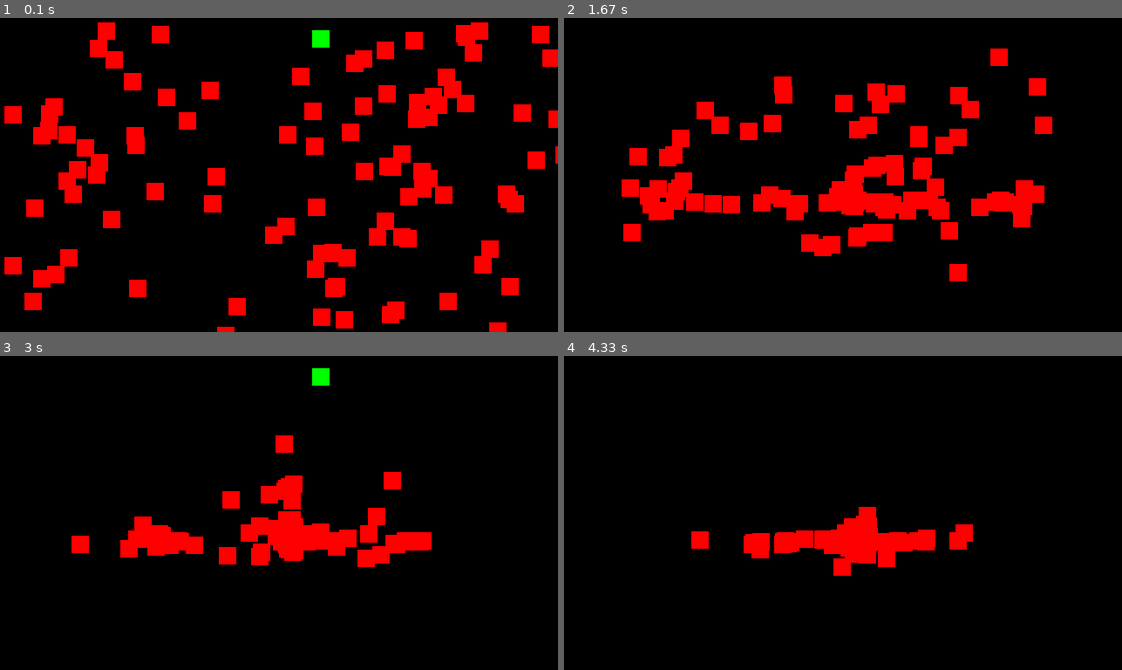
Above: before the commit, frames 1-4 (two rows, left to right).
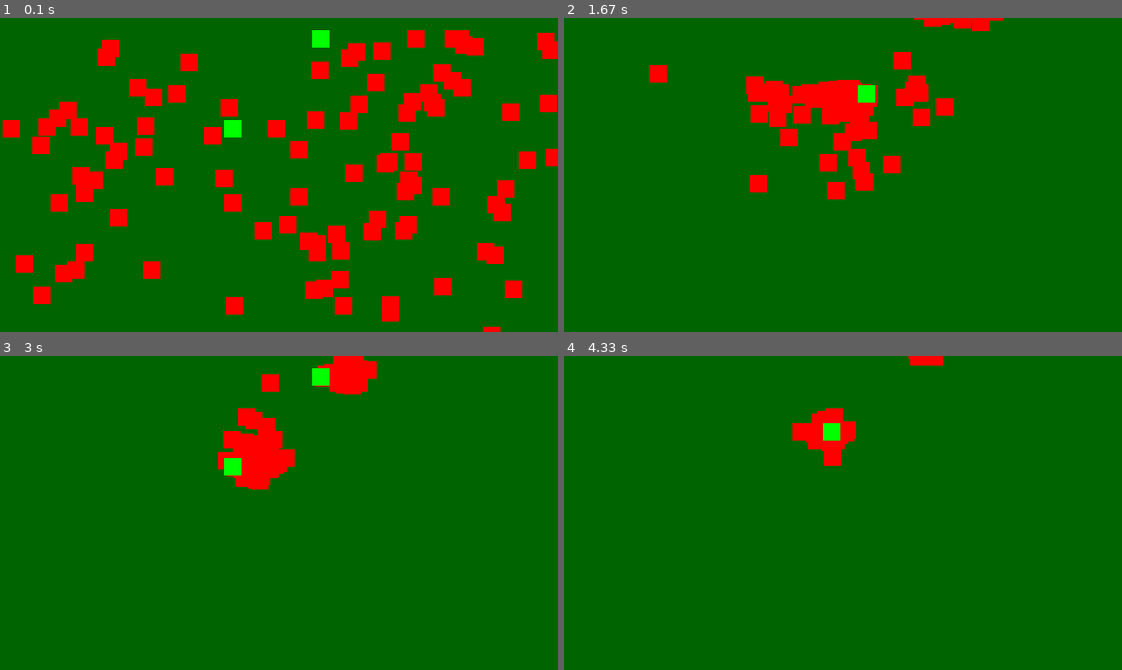
Above: after the commit, the same moments.

Repository: emb3rn/py_game
Game: pygame game, started from game.py
The game is run twice, just before and just after one commit, with the same random seed, the same clock (stepped at 60 frames per second) and the same inputs.
Inputs (mouse positions are in pixels of both pictures, inside the frame that each line leads up to):
- Up to frame 1 (0.1 s): no input
- Up to frame 2 (1.67 s): press the mouse at (820, 187) at 0.37 s; move the mouse to (921, 178) at 0.47 s; release the mouse at (1021, 165) at 0.6 s; hold Right 0.67-1.13 s; move the mouse to (843, 193) at 0.7 s; hold Up 1.17-1.47 s; hold Right from 1.5 s (still down)
- Up to frame 3 (3 s): release Right at 1.97 s; hold Left 2-2.53 s; hold Down 2.57-2.87 s; hold Left from 2.9 s (still down)
- Up to frame 4 (4.33 s): release Left at 3.3 s; hold Up 3.33-3.7 s; hold Right from 3.73 s (still down)

The runs differ from the first frame. In frame 1, 94% of the frame differs, in the area x 0-100%, y 0-100%; in frame 2, 99%; in frame 3, 100%; in frame 4, 100%.

Commit message:
player move

Diff:
--- a/game.py
+++ b/game.py
@@ -5,6 +5,7 @@
 
 WINDOW_SIZE = pygame.Vector2(pygame.display.Info().current_w/2, pygame.display.Info().current_h/2)
 ENTITY_SIZE = 20
+FONT = pygame.font.Font("SegoeUI.ttf")
 
 screen = pygame.display.set_mode((WINDOW_SIZE.x, WINDOW_SIZE.y))
 clock = pygame.time.Clock()
@@ -17,19 +18,33 @@
     def move(self, x, y):
         self.rect = self.rect.move(x, y)
 
+    def closest_entity(self, ent_list):
+        smallest_distance = float('inf')
+        smallest_ent = 0
+
+        for entity in ent_list:
+            if isinstance(entity, C_Entity):
+                dist = pygame.Vector2(self.rect.x, self.rect.y).distance_to((entity.rect.x, entity.rect.y))
+                if dist < smallest_distance:
+                    smallest_distance = dist
+                    smallest_ent = entity
+
+        return smallest_ent
+
 class C_Enemy(C_Entity):
     def __init__(self, size):
         super().__init__(size)
         self.color = "red"
 
-    def move_to_cursor(self):
-        smallest_distance = 99999999
+    def move_to_player(self, player):
+        #TODO: Implement timeout for movement speed
+        smallest_distance = float('inf')
         move_offset = [0, 0]
 
-        for x_offset in [-1, 1]:             ## Loop through every pixel around the enemy entities, -1 and +1 of their current X
+        for x_offset in [-1, 1]:             # Loop through every pixel around the enemy entities, -1 and +1 of their current X
             for y_offset in [-1, 1]:
 
-                dist = pygame.Vector2((self.rect.x + x_offset), (self.rect.y + y_offset)).distance_to(pygame.mouse.get_pos())
+                dist = pygame.Vector2((self.rect.x + x_offset), (self.rect.y + y_offset)).distance_to((player.rect.x, player.rect.y))
                 if dist < smallest_distance:
                     smallest_distance = dist
                     move_offset = [x_offset, y_offset] * 2
@@ -54,33 +69,41 @@
                 self.move(1*multi, 0)
 
 class C_PointerList():
+    def __init__(self) -> None:
+        self.enemy_list_ptr = 0
+        self.player_list_ptr = 0
+        self.ent_manager_ptr = 0
+        self.player_manager_ptr = 0
+
     pass #TODO: Add all the pointers to differnet managers in here, so we can easily call manager functions from other managers
 
-class C_EntityManager():
-    def __init__(self, screen):
+
+class C_EnemyManager():
+    def __init__(self, screen, player_list):
         self.screen = screen
-        self.entity_list = []
-        self.player_list = []
+        self.enemy_list = []
+        self.player_list = player_list
 
     def init_enemy(self, amount):
         for x in range(0, amount):
-            self.entity_list.append(C_Enemy(ENTITY_SIZE))
+            self.enemy_list.append(C_Enemy(ENTITY_SIZE))
 
     def render_enemies(self):
-        for entity in self.entity_list:
+        for entity in self.enemy_list:
             if isinstance(entity, C_Enemy):
                 pygame.draw.rect(screen, entity.color, entity.rect, ENTITY_SIZE)
 
     def random_movement(self, randomness): #TODO: Remove for loop and call it within the move_to_cursor() func, then run it per entity
-        for entity in self.entity_list:
+        for entity in self.enemy_list:
             if isinstance(entity, C_Enemy):
                 if entity.rect.x <= WINDOW_SIZE.x - 10 or WINDOW_SIZE.y - 10 <= 720 and (entity.rect.x + entity.rect.y >= 0): #scuffed boundry check
                     entity.move(randint(randomness*-1, randomness), randint(randomness*-1, randomness))
 
-    def move_to_cursor(self):
-        for entity in self.entity_list:
+    def move_to_player(self):
+        for entity in self.enemy_list:
             if isinstance(entity, C_Enemy):
-                entity.move_to_cursor()
+                closest_player = entity.closest_entity(self.player_list)
+                entity.move_to_player(closest_player)
 
 
 class C_PlayerManager():
@@ -100,10 +123,12 @@
             if isinstance(player, C_Player):
                 pygame.draw.rect(screen, player.color, player.rect, ENTITY_SIZE)
 
-EntityManager = C_EntityManager(screen)
 PlayerManager = C_PlayerManager()
-EntityManager.init_enemy(100)
 PlayerManager.init_player()
+PlayerManager.init_player()
+
+EnemyManager = C_EnemyManager(screen, PlayerManager.player_list)
+EnemyManager.init_enemy(100)
 
 while running == True:
     for current_event in pygame.event.get():
@@ -111,20 +136,20 @@
             running = False
 
         if current_event.type == pygame.MOUSEBUTTONUP:
-            # THIS IS GOING TO HAVE BUILDING FOR WHEN THE PLAYER CLICKS
+            #TODO: Implement buliding on click here
             print(f"Cursor pos: {pygame.mouse.get_pos()}")
 
         if current_event.type == pygame.KEYDOWN:
             PlayerManager.move_players(current_event)
 
-    screen.fill("black")
+    screen.fill("dark green")
 
-    EntityManager.random_movement(5)
-    EntityManager.move_to_cursor()
-    EntityManager.render_enemies()
+    EnemyManager.random_movement(5)
+    EnemyManager.move_to_player()
+    EnemyManager.render_enemies()
     PlayerManager.render_players()
 
     pygame.display.flip()
-    clock.tick(60)
+    clock.tick(120)
 
 pygame.quit()
